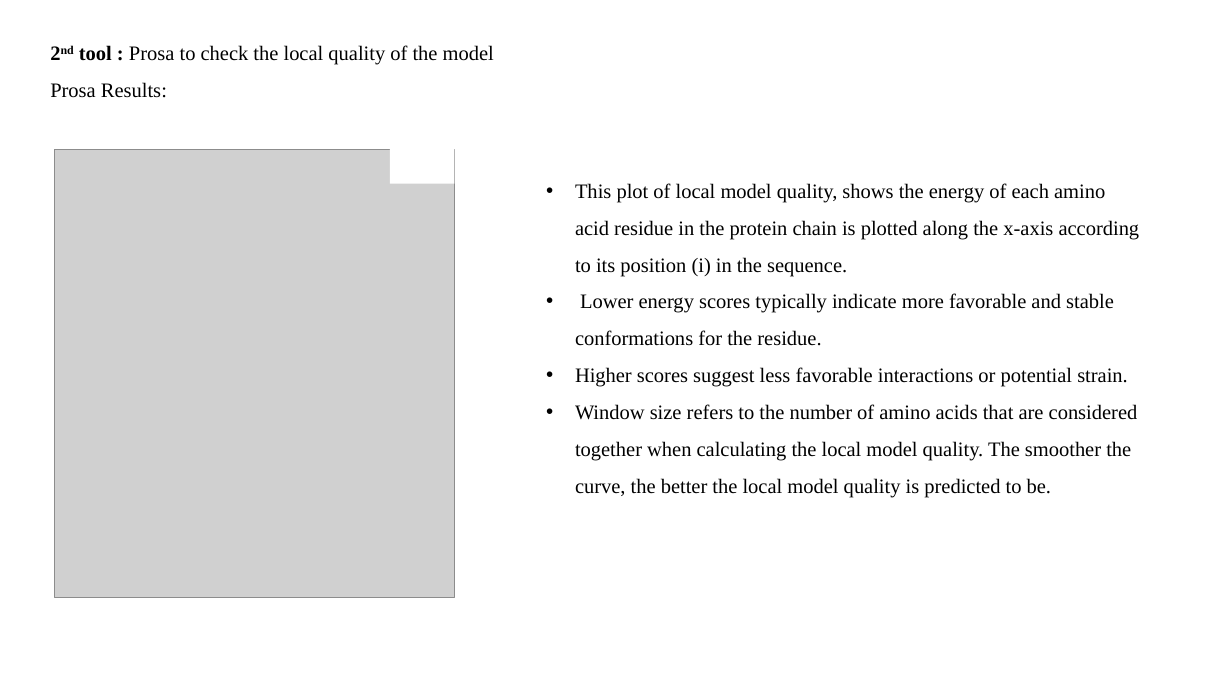
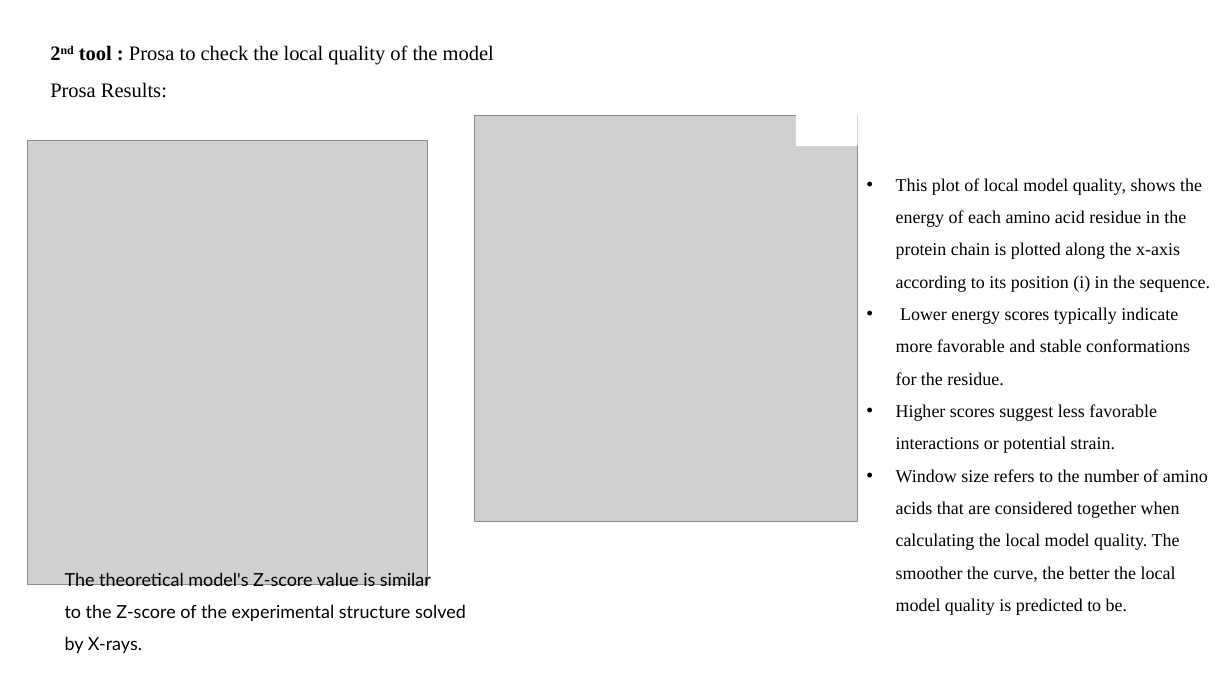
Before and after one commit to Manelbendassi/Practical-modelling, a slide deck: slide 14 of Practical modeling.pptx. Drawn at 1232x693 pixels with LibreOffice and Linux fonts; fonts in the diff are those of the drawing; grey boxes stand for pictures. Boxes give left, top, right and bottom in pixels: in the first picture for what was removed or moved away, otherwise in the second. Text is boxed around its words. In the diff, an @@ line names an element or a change of style, - is before the commit and + after.

Commit message:
update pratical modeling file
update pratical modeling file

```diff
--- a/Practical modeling.pptx
+++ b/Practical modeling.pptx
@@ picture: place and size @@
-picture at box(55, 150, 455, 597)
+picture at box(475, 116, 858, 522)
@@ rectangle: place and size @@
-rectangle at box(390, 138, 455, 183)
+rectangle at box(796, 104, 858, 146)
@@ picture added at box(28, 140, 428, 584) @@
@@ text "This plot of local model ...": place and size @@
-text "This plot of local model ..." at box(575, 183, 1140, 498)
+text "This plot of local model ..." at box(896, 178, 1210, 615)
@@ text "This plot of local model ..." at box(896, 178, 1210, 615): size 16 to 14 pt @@
@@ text added at box(65, 571, 466, 653), 14 pt, text #000000 @@
+The theoretical model's Z-score value is similar
+to the Z-score of the experimental structure solved
+by X-rays.
```
